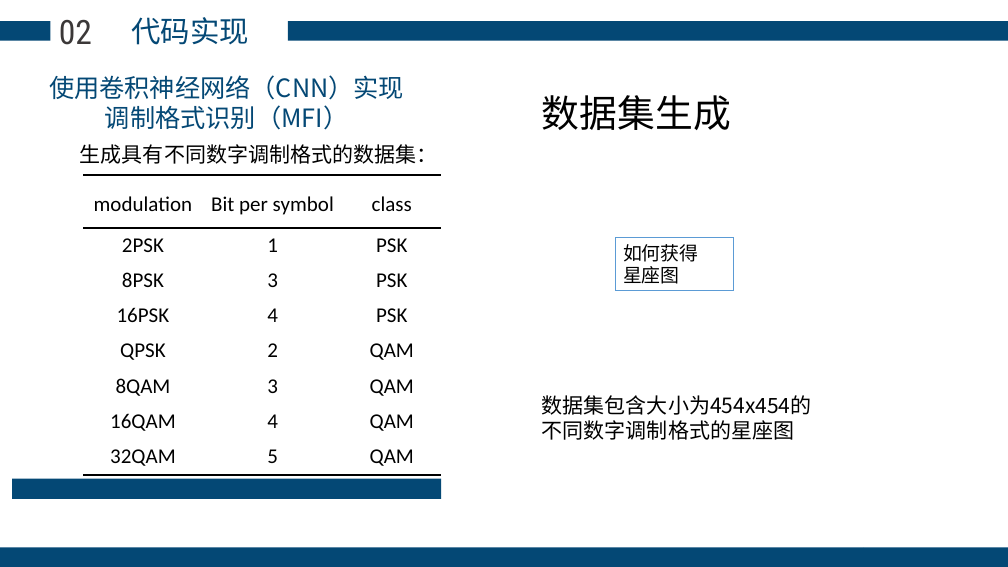
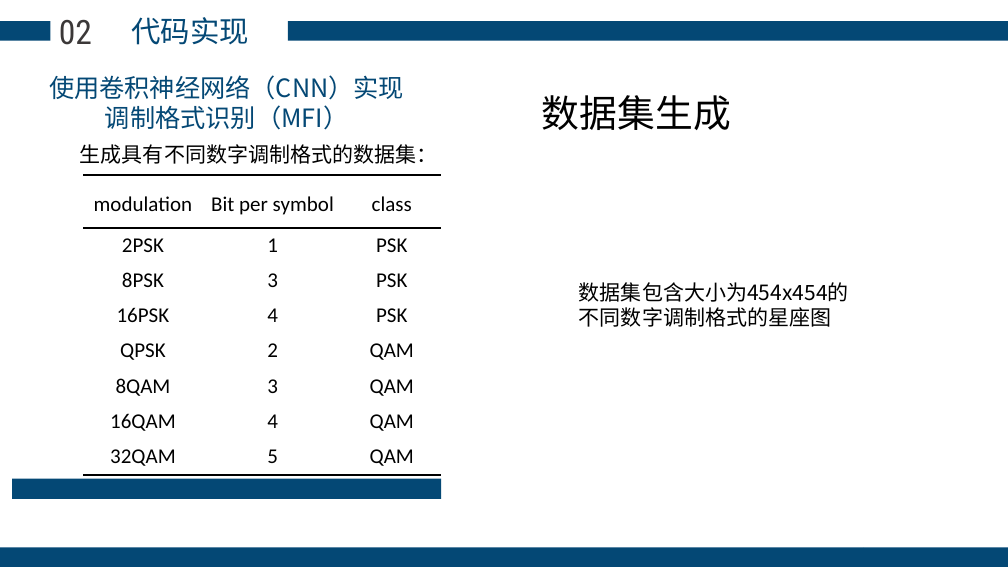
Before and after one commit to Eric-Ma-7/Modulation-Format-Classification, a slide deck: slide 5 of 展示.pptx (slide 6 before the commit). Drawn at 1008x567 pixels with LibreOffice and Linux fonts; fonts in the diff are those of the drawing; background and template pictures are left out. Boxes give left, top, right and bottom in pixels: in the first picture for what was removed or moved away, otherwise in the second. Text is boxed around its words. In the diff, an @@ line names an element or a change of style, - is before the commit and + after.

```diff
--- a/展示.pptx
+++ b/展示.pptx
@@ rectangle removed at (616, 237, 734, 291) @@
-如何获得
-星座图
@@ text "数据集包含大小为454x454的": place and size @@
-text "数据集包含大小为454x454的" at (542, 395, 812, 440)
+text "数据集包含大小为454x454的" at (579, 282, 849, 327)
```
Also in this commit, not shown: 4 other slides changed, 3 slides removed.
